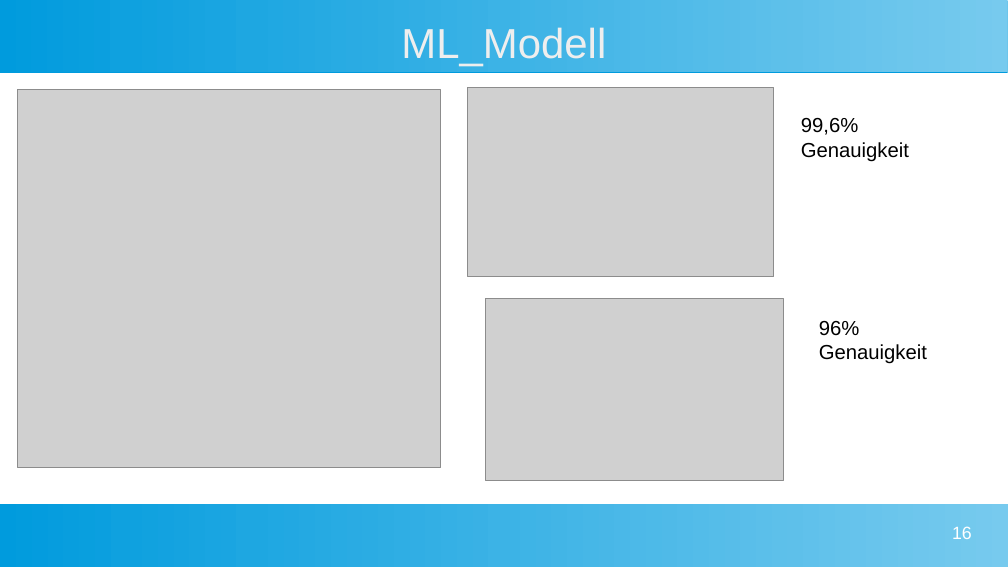
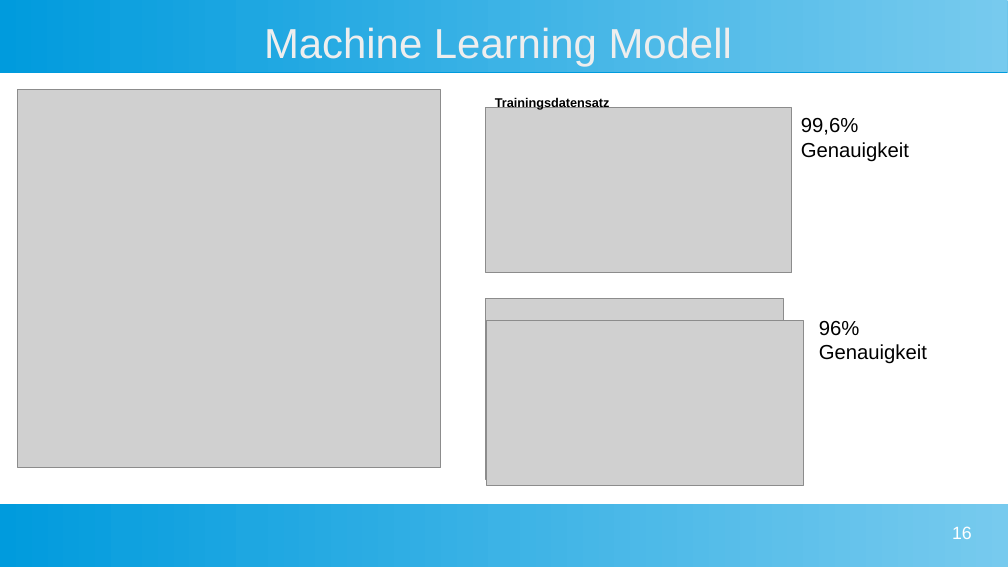
Before and after one commit to Commander-Philip/the-machine-learning-brick, a slide deck: slide 16 of docs/Präsentation.odp. Drawn at 1008x567 pixels with LibreOffice and Linux fonts; fonts in the diff are those of the drawing; grey boxes stand for pictures. Boxes give left, top, right and bottom in pixels: in the first picture for what was removed or moved away, otherwise in the second. Text is boxed around its words. In the diff, an @@ line names an element or a change of style, - is before the commit and + after.

```diff
--- a/docs/Präsentation.odp
+++ b/docs/Präsentation.odp
@@ title at (x1=264, y1=27, x2=732, y2=67): text changed @@
-ML_Modell
+Machine Learning Modell
@@ picture resized from (x1=468, y1=88, x2=775, y2=277) to (x1=486, y1=108, x2=792, y2=273) @@
@@ text added at (x1=495, y1=97, x2=610, y2=110), 10 pt, text #000000, bold @@
+Trainingsdatensatz
@@ picture added at (x1=487, y1=320, x2=803, y2=486) @@
```
Also in this commit, not shown: 3 other slides changed.
